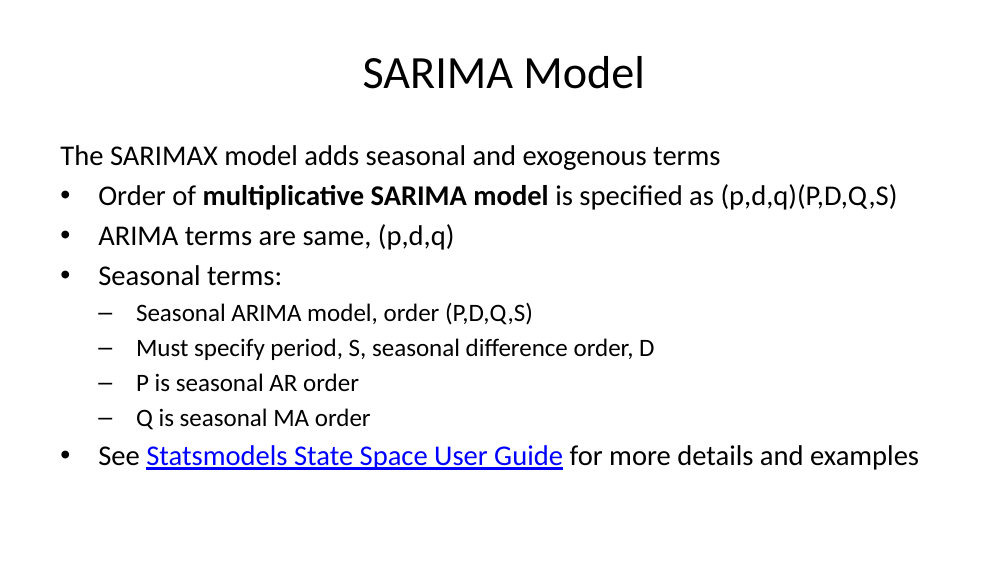
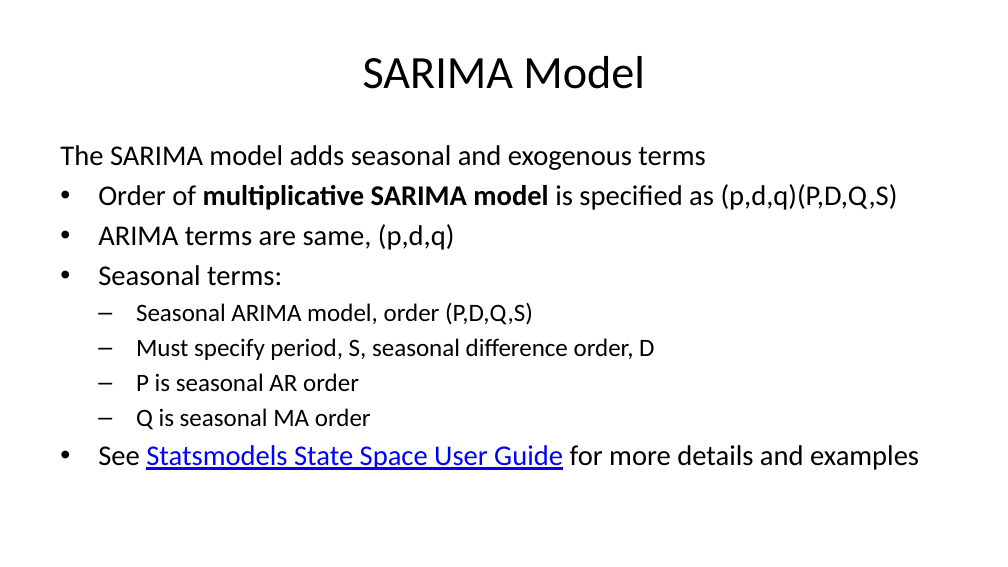
Before and after one commit to StephenElston/CSCI-E-83, a slide deck: slide 37 of LectureSlides/12_IntroductionToTimeSeriesForecasting.pptx (slide 36 before the commit). Drawn at 1008x567 pixels with LibreOffice and Linux fonts; fonts in the diff are those of the drawing. Boxes give left, top, right and bottom in pixels: in the first picture for what was removed or moved away, otherwise in the second. Text is boxed around its words. In the diff, an @@ line names an element or a change of style, - is before the commit and + after.

```diff
--- a/LectureSlides/12_IntroductionToTimeSeriesForecasting.pptx
+++ b/LectureSlides/12_IntroductionToTimeSeriesForecasting.pptx
@@ text at (60,145,705,170): text changed @@
-The SARIMAX model adds seasonal and exogenous terms
+The SARIMA model adds seasonal and exogenous terms
```
Also in this commit, not shown: 6 other slides changed, 1 slide added.
